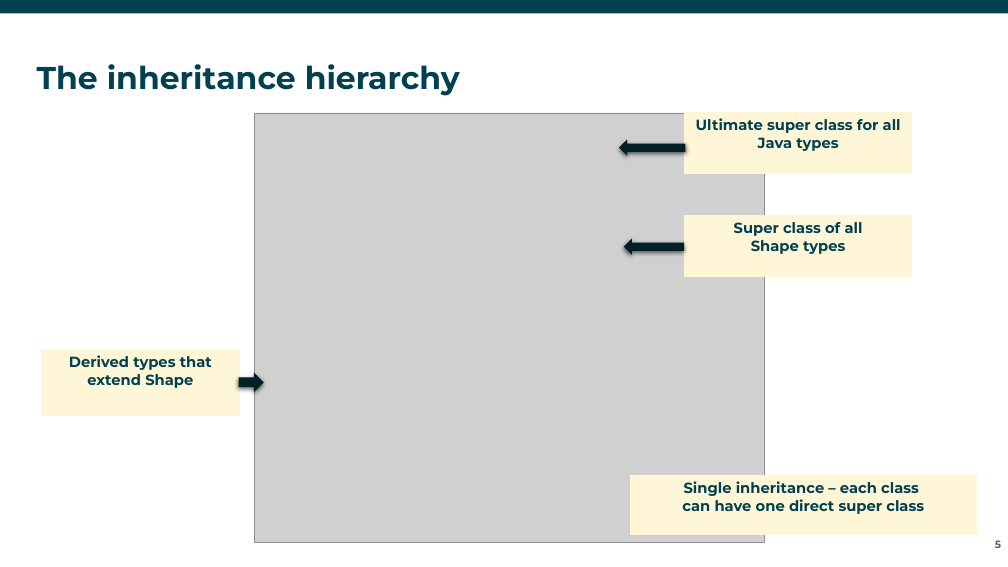
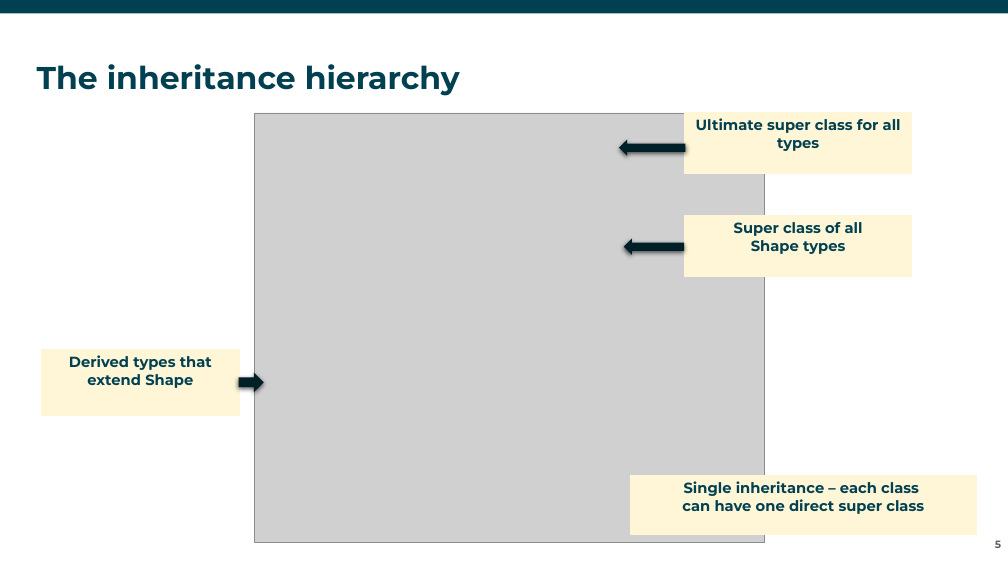
Before and after one commit to mikebaradaran/csharp, a slide deck: slide 5 of 07-Inheritance.pptx. Drawn at 1008x567 pixels with LibreOffice and Linux fonts; fonts in the diff are those of the drawing; grey boxes stand for pictures; background and template pictures are left out. Boxes give left, top, right and bottom in pixels: in the first picture for what was removed or moved away, otherwise in the second. Text is boxed around its words. In the diff, an @@ line names an element or a change of style, - is before the commit and + after.

```diff
--- a/07-Inheritance.pptx
+++ b/07-Inheritance.pptx
@@ text in border callout at <box>696,118,901,151</box>: text changed @@
-Ultimate super class for all Java types
+Ultimate super class for all types
```
Also in this commit, not shown: 2 other slides changed, 10 other files.
